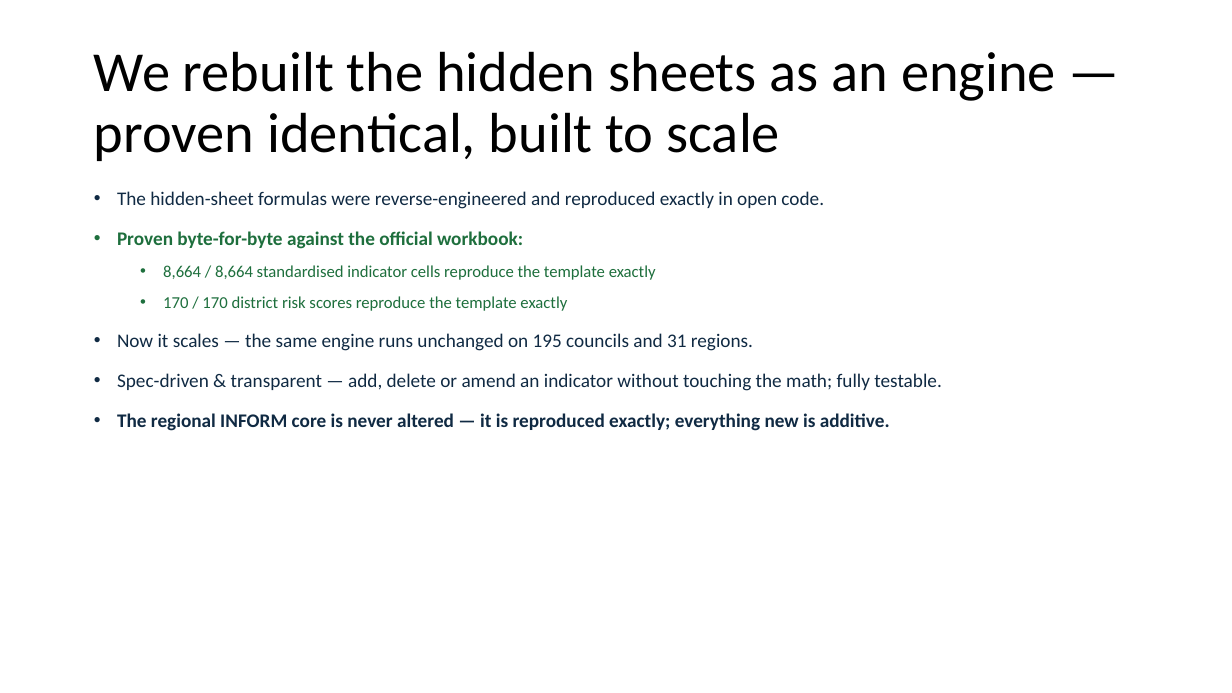
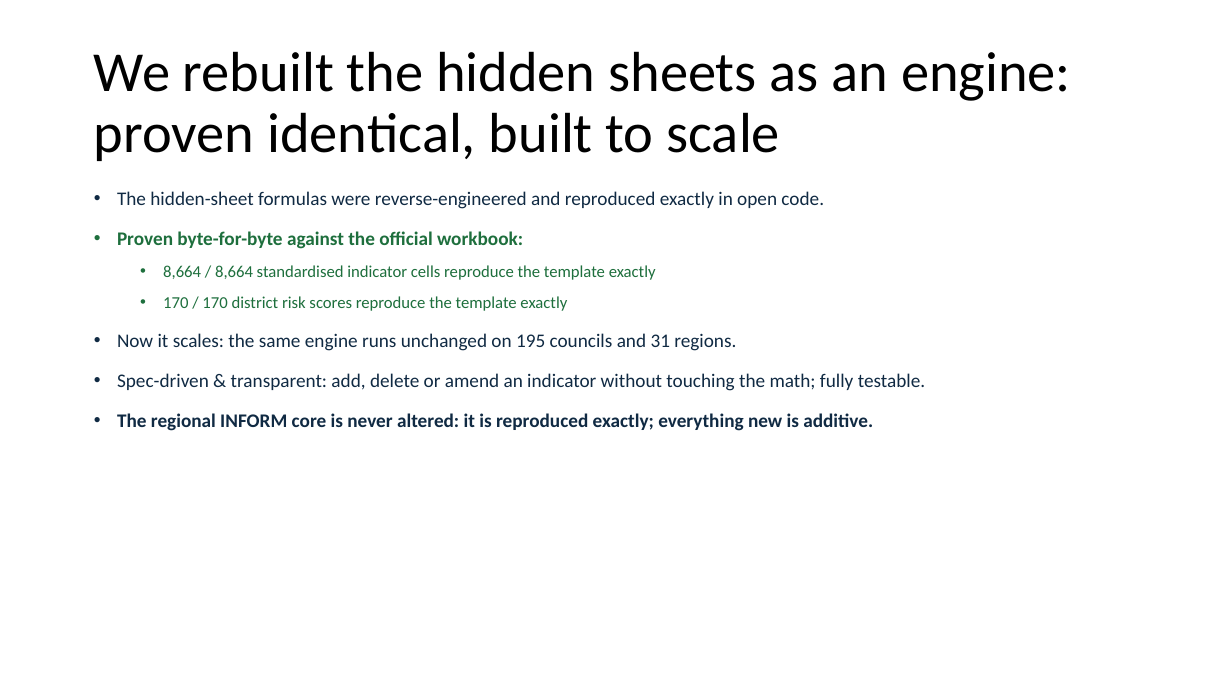
Before and after one commit to masuby/model, a slide deck: slide 7 of docs/INFORM_Tanzania_SADC_format.pptx. Drawn at 1232x693 pixels with LibreOffice and Linux fonts; fonts in the diff are those of the drawing; background and template pictures are left out. Boxes give left, top, right and bottom in pixels: in the first picture for what was removed or moved away, otherwise in the second. Text is boxed around its words. In the diff, an @@ line names an element or a change of style, - is before the commit and + after.

```diff
--- a/docs/INFORM_Tanzania_SADC_format.pptx
+++ b/docs/INFORM_Tanzania_SADC_format.pptx
@@ title at (94,51,1071,161): text changed @@
-We rebuilt the hidden sheets as an engine — proven identical, built to scale
+We rebuilt the hidden sheets as an engine: proven identical, built to scale
@@ text at (117,333,925,431): text changed @@
-• Now it scales — the same engine runs unchanged on 195 councils and 31 regions.
-• Spec-driven & transparent — add, delete or amend an indicator without touching the math; fully testable.
-• The regional INFORM core is never altered — it is reproduced exactly; everything new is additive.
+• Now it scales: the same engine runs unchanged on 195 councils and 31 regions.
+• Spec-driven & transparent: add, delete or amend an indicator without touching the math; fully testable.
+• The regional INFORM core is never altered: it is reproduced exactly; everything new is additive.
```
Also in this commit, not shown: 10 other slides changed, 55 other files.
